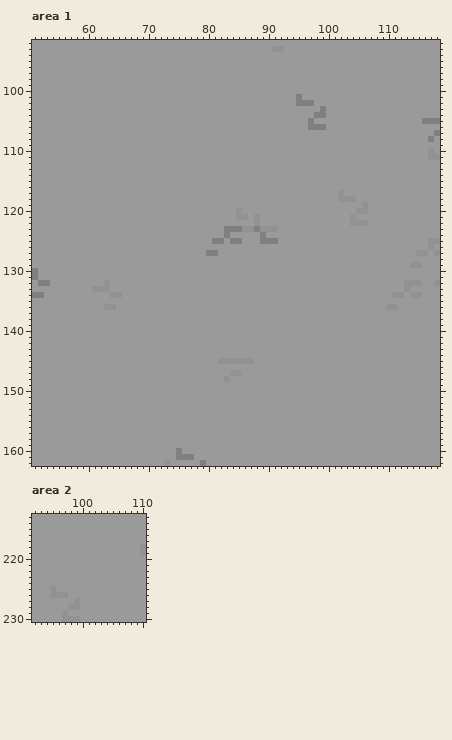
Two states of a pixel-art file, Assets/Concept/AlphaMap.ase. The picture above is the old version.
176x320 pixels, 1 frame. Colours within 5 levels of each other are drawn and written as one. Shown: area 1: x 51..118, y 92..162; area 2: x 92..110, y 213..230.
The same view after the edit:
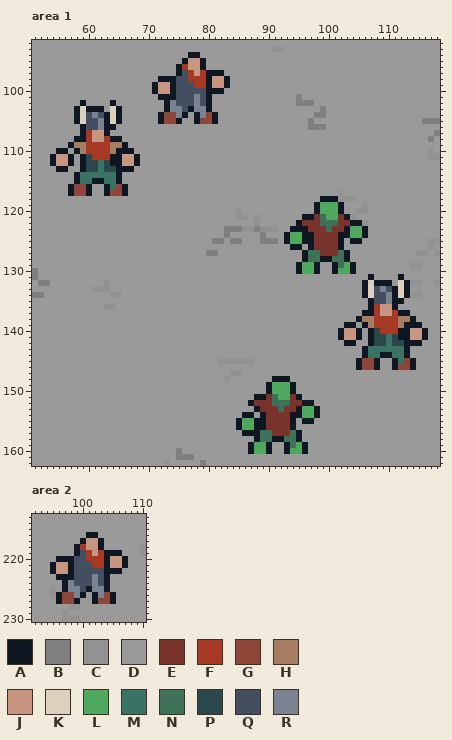
Palette (. is transparent): A #0f1722  B #808080  C #929292  D #9a9a9a  E #7a332c  F #a53923  G #8e463b  H #a67d63  J #c69681  K #ddd1bd  L #4ea85e  M #3a7364  N #3e7159  P #2a484c  Q #434e60  R #798391
The exact change:
layer "Mockup" now shown
Changed rows in their new state; - is an unchanged pixel.
Area 1, layer "Mockup":
first column x 54:
 94 -----------------------AA--------------------------------------
 95 ----------------------AJJA-------------------------------------
 96 ---------------------AFJJA-------------------------------------
 97 ---------------------AQFJFAAA----------------------------------
 98 ------------------AAAQQFFFAJJA---------------------------------
 99 -----------------AJJAQQQFFAJJA---------------------------------
100 -----------------AJJAQQQQQAAA----------------------------------
101 ------------------AAAQQQRQA------------------------------------
102 -----A----A--------ARQQQRQA------------------------------------
103 ----AKAAA-KA-------ARRQARRA------------------------------------
104 ----AKQRQAKA------AGGRA-ARGA-----------------------------------
105 ----AKQQRAKA------AGGA--AGGA-----------------------------------
106 -----AQQRAA----------------------------------------------------
107 -----AFJJA-----------------------------------------------------
108 ----AAFJJFAA---------------------------------------------------
109 ---AHHFFFFHHA--------------------------------------------------
110 -AA-AHFFFFHAAA-------------------------------------------------
111 AJJA-APFFFAAJJA------------------------------------------------
112 AJJA-APPMPAAJJA------------------------------------------------
113 -AA--APPMPPAAA-------------------------------------------------
114 ----AMMMMMMA---------------------------------------------------
115 ----AMMAAMMA---------------------------------------------------
116 ---AGGA--AMGA--------------------------------------------------
117 ---AGGA--AGGA--------------------------------------------------
118 ---------------------------------------------AAA---------------
119 --------------------------------------------ALLLA--------------
120 --------------------------------------------ALLLA--------------
121 ------------------------------------------AAENLLEA-------------
122 -----------------------------------------AEEENNNEEAA-----------
123 ----------------------------------------AAAEEENEEALLA----------
124 ---------------------------------------ALLAAEEEEAALLA----------
125 ---------------------------------------ALLAAEEEEA-AA-----------
126 ----------------------------------------AA-AEEEEA--------------
127 ------------------------------------------ANNEEENA-------------
128 ------------------------------------------ANNAANNA-------------
129 -----------------------------------------ALLA--ANLA------------
130 -----------------------------------------ALLA--ALLA------------
131 -----------------------------------------------------A----A----
132 ----------------------------------------------------AKAAA-KA---
133 ----------------------------------------------------AKQRQAKA---
134 ----------------------------------------------------AKQQRAKA---
135 -----------------------------------------------------AQQRAA----
136 -----------------------------------------------------AFJJA-----
137 ----------------------------------------------------AAFJJFAA---
138 ---------------------------------------------------AHHFFFFHHA--
139 -------------------------------------------------AA-AHFFFFHAAA-
140 ------------------------------------------------AJJA-APFFFAAJJA
141 ------------------------------------------------AJJA-APPMPAAJJA
142 -------------------------------------------------AA--APPMPPAAA-
143 ----------------------------------------------------AMMMMMMA---
144 ----------------------------------------------------AMMAAMMA---
145 ---------------------------------------------------AGGA--AMGA--
146 ---------------------------------------------------AGGA--AGGA--
148 -------------------------------------AAA-----------------------
149 ------------------------------------ALLLA----------------------
150 ------------------------------------ALLLA----------------------
151 ----------------------------------AAENLLEA---------------------
152 ---------------------------------AEEENNNEEAA-------------------
153 ----------------------------------AEEENEEALLA------------------
154 --------------------------------AA-AEEEEAALLA------------------
155 -------------------------------ALLAAEEEEA-AA-------------------
156 -------------------------------ALLAAEEEEA----------------------
157 --------------------------------AAANNEEENA---------------------
158 ----------------------------------ANNAANNA---------------------
159 ---------------------------------ALLA--ANLA--------------------
160 ---------------------------------ALLA--ALLA--------------------
Area 2, layer "Mockup":
first column x 95:
216 ------AA-----
217 -----AJJA----
218 ----AFJJA----
219 ----AQFJFAAA-
220 -AAAQQFFFAJJA
221 AJJAQQQFFAJJA
222 AJJAQQQQQAAA-
223 -AAAQQQRQA---
224 --ARQQQRQA---
225 --ARRQARRA---
226 -AGGRA-ARGA--
227 -AGGA--AGGA--
Where, in picture pixels (left, top, right, bottom), the same in both pictures:
changed: (152, 52, 230, 124)
changed: (50, 100, 140, 196)
changed: (284, 196, 428, 370)
changed: (236, 376, 320, 454)
changed: (50, 532, 128, 604)
